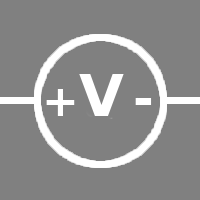
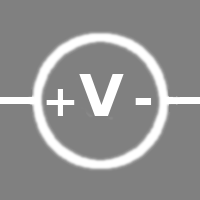
Revision of a layered 200x200 image; what changed, layer by layer:
painted on "Layer" over (x1=28, y1=31, x2=180, y2=171)
